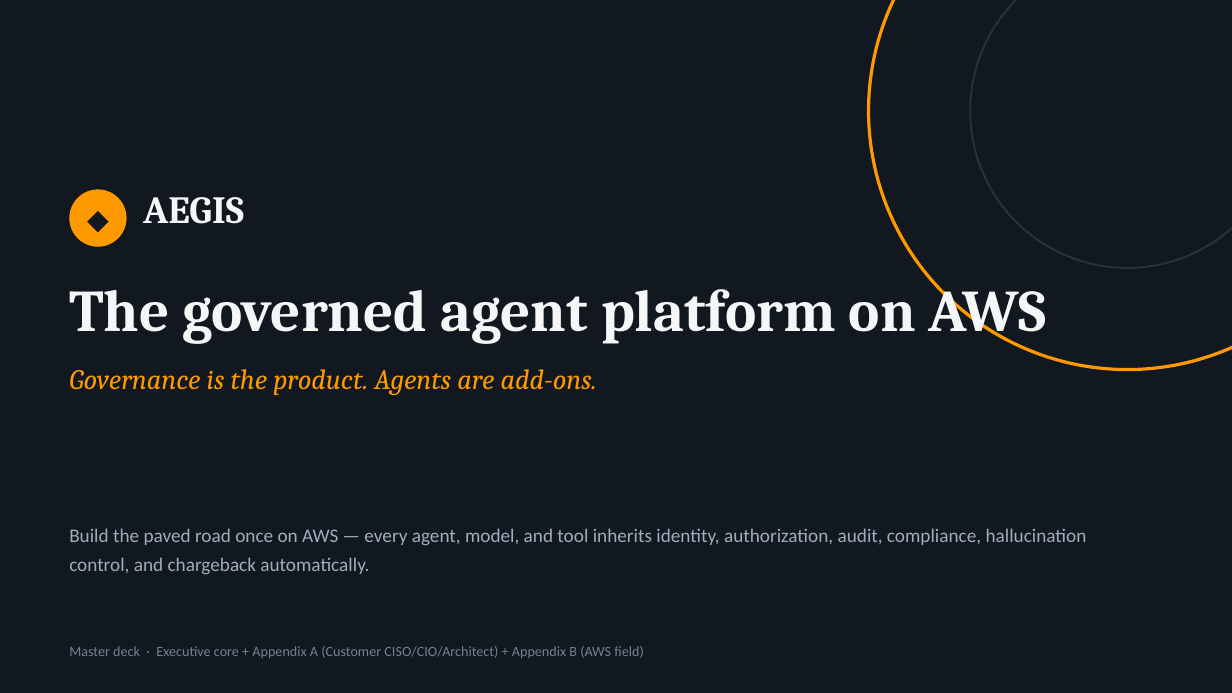
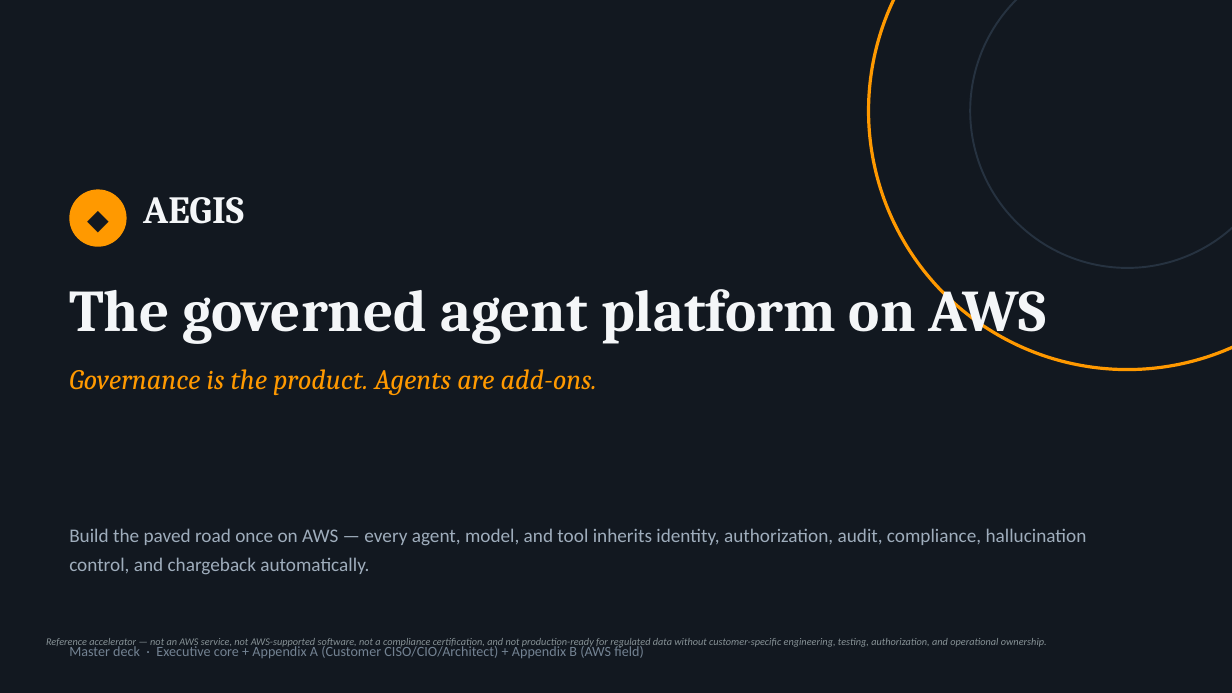
Before and after one commit to virtualryder/aegis-ai-governance-platform-aws, a slide deck: slide 1 of Aegis-Master-Deck.pptx. Drawn at 1232x693 pixels with LibreOffice and Linux fonts; fonts in the diff are those of the drawing. Boxes give left, top, right and bottom in pixels: in the first picture for what was removed or moved away, otherwise in the second. Text is boxed around its words. In the diff, an @@ line names an element or a change of style, - is before the commit and + after.

```diff
--- a/Aegis-Master-Deck.pptx
+++ b/Aegis-Master-Deck.pptx
@@ text added at (46, 638, 1047, 649), 8 pt, text #879296, italic @@
+Reference accelerator — not an AWS service, not AWS-supported software, not a compliance certification, and not production-ready for regulated data without customer-specific engineering, testing, authorization, and operational ownership.
```
Also in this commit, not shown: 1 slide added, 13 other files.
